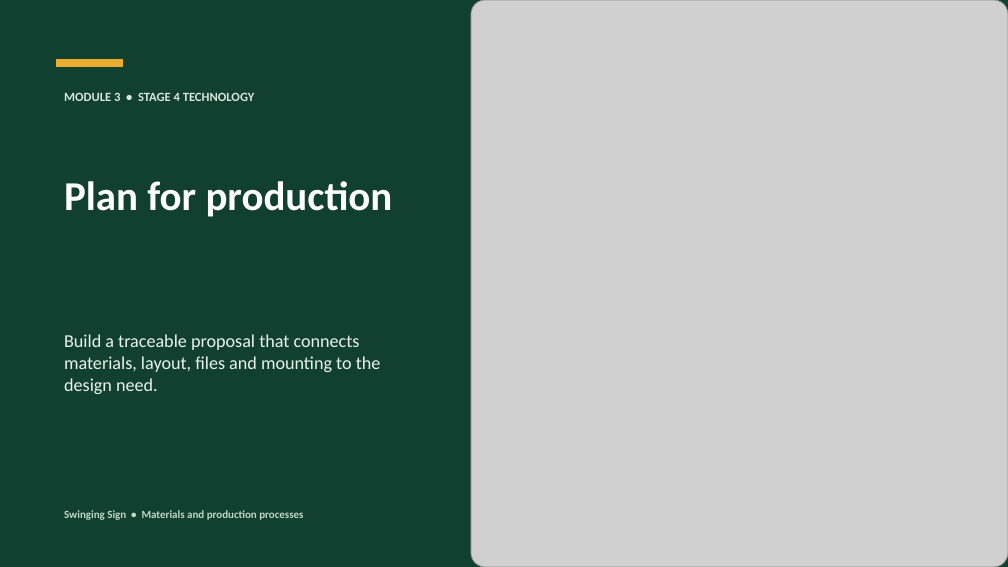
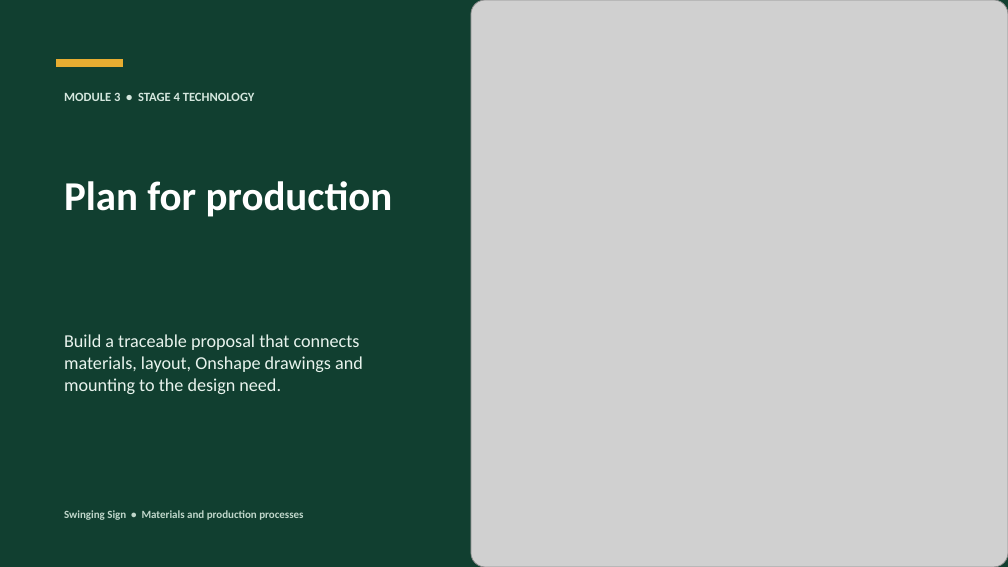
Before and after one commit to TAS-LearningHub/Swinging-Sign, a slide deck: slide 1 of resources/presentations/Swinging-Sign-Module-03-plan-for-production.pptx. Drawn at 1008x567 pixels with LibreOffice and Linux fonts; fonts in the diff are those of the drawing; grey boxes stand for pictures. Boxes give left, top, right and bottom in pixels: in the first picture for what was removed or moved away, otherwise in the second. Text is boxed around its words. In the diff, an @@ line names an element or a change of style, - is before the commit and + after.

Commit message:
Replace hero and adopt Onshape workflow

```diff
--- a/resources/presentations/Swinging-Sign-Module-03-plan-for-production.pptx
+++ b/resources/presentations/Swinging-Sign-Module-03-plan-for-production.pptx
@@ text at <box>64,334,363,394</box>: text changed @@
-Build a traceable proposal that connects materials, layout, files and mounting to the design need.
+Build a traceable proposal that connects materials, layout, Onshape drawings and mounting to the design need.
```
Also in this commit, not shown: 2 other slides changed, 28 other files.
